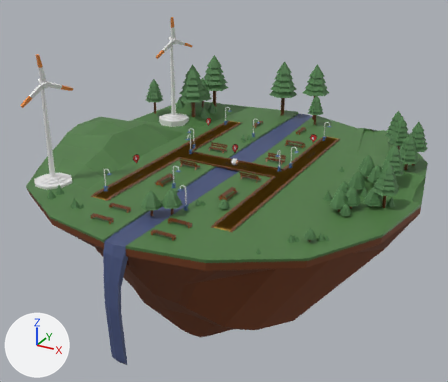
An edit to the glTF model public/models/hassenPortfolio.glb, drawn before and after from the same camera.
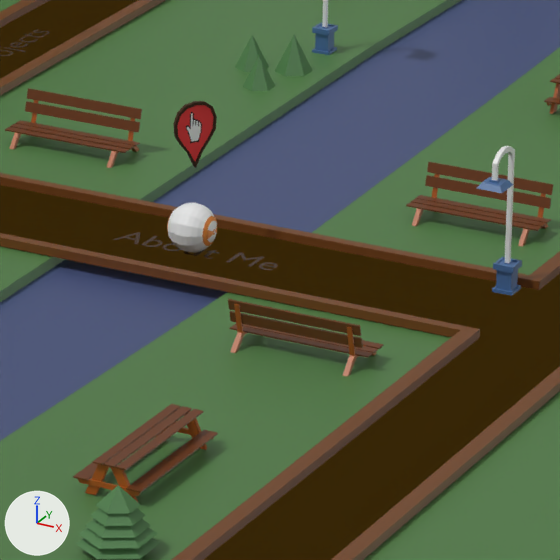
The first picture shows the older version from a 50 mm lens placed at (105.1, -196.0, 86.3), pointed at (-2.4, -0.4, -11.5). The close-ups show both versions on the part from 46% to 64% of the width and 34% to 55% of the height of that picture; other places that the commit changed are outside them. The axes (+X, +Y, +Z) are drawn at lower left. The lights are the same throughout. Where no turn or scale is listed for an object, it has been applied to the vertices. Vertices at the same position are counted once.

Before the edit, the objects in view are built like this:
```python
me_about_me = bpy.data.meshes.new('About Me')
me_about_me.from_pydata(...)  # 870 vertices, 1728 faces; spans x -4.87..4.87, y -0.83..0.83, z -0.01..0.0
me_about_me.materials.append(mat_text_mat)  # brown #3c220d
me_plane = bpy.data.meshes.new('Plane')
me_plane.from_pydata(...)  # 116 vertices, 144 faces; spans x -27.2..27.2, y -50.0..50.0, z -0.7..0.5
me_plane.materials.append(mat_curb_mat)  # brown #714118
me_plane_006 = bpy.data.meshes.new('Plane.006')
me_plane_006.from_pydata(...)  # 89 vertices, 160 faces; spans x -0.88..0.87, y 0.0..2.48, z -0.12..0.0
# faces by material slot: [96, 64]
me_plane_006.materials.append(mat_notification_01_mat)  # brown #3c220d
me_plane_006.materials.append(mat_notification_02_mat)  # picture img_pointer_03
me_sphere = bpy.data.meshes.new('Sphere')
me_sphere.from_pydata(...)  # 486 vertices, 968 faces; spans x -1.36..1.36, y -1.37..1.36, z -1.33..1.33
# faces by material slot: [690, 278]
me_sphere.materials.append(mat_bp_89_white_mat)  # white #e7e7e7
me_sphere.materials.append(mat_bp_89_orange_mat_001)  # orange #e78c3a
ob_about_me = bpy.data.objects.new('about-me', me_about_me)
ob_about_me.location = (2.24, 0.21, 0.02)
ob_bp_89 = bpy.data.objects.new('BP-89', me_sphere)
ob_bp_89.location = (1.95, 0.04, 1.34)
ob_curb = bpy.data.objects.new('curb', me_plane)
ob_curb.location = (0.0, 0.0, 0.0)
ob_pointer_about_me = bpy.data.objects.new('pointer-about-me', me_plane_006)
ob_pointer_about_me.location = (2.17, -0.03, 4.85)
ob_pointer_about_me.rotation_euler = (1.571, 0.0, 1.047)  # degrees (90, 0, 60)
ob_pointer_about_me.scale = (1.5, 1.5, 1.5)
# also in view: 'tree.022' at (23.6, -43.8, 3.5); 'land' at (-0.8, 3.8, -28.0); 'tree-small.009' at (-30.4, 40.8, 4.2); 'bench-01' at (0.9, -4.3, 1.2); 'lamp.001' at (-0.9, 0.3, 4.1)
```
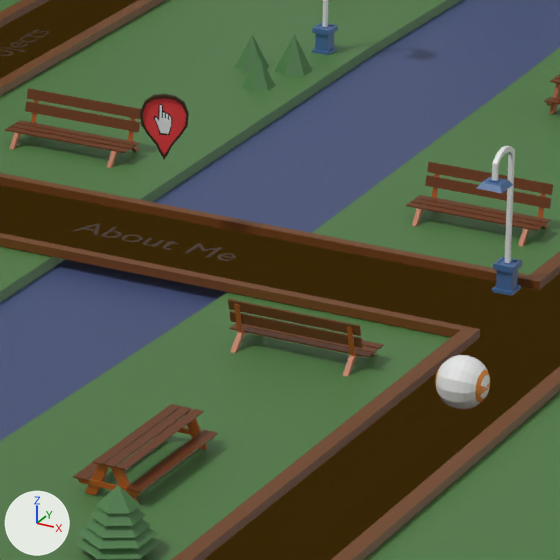
Where the newer file only moved an object's origin or applied its transform, the numbers keep the older frame.

Where the change shows, as pixel boxes (x1, y1, x2, y2) in the close-ups (560 x 560 px):
'BP-89', mesh moved: before (167, 203, 217, 253); after (435, 355, 490, 409)
'pointer-about-me', moved, turned: before (173, 101, 217, 168); after (140, 94, 189, 160)
'about-me', moved: before (113, 232, 278, 270); after (72, 223, 236, 261)

Patch to the scene script:
```diff
--- a/public/models/hassenPortfolio.glb.py
+++ b/public/models/hassenPortfolio.glb.py
@@ me_sphere @@
 me_sphere.from_pydata(...)  # 486 vertices, 968 faces; spans x -1.36..1.36, y -1.37..1.36, z -1.33..1.33
 # used by ob_bp_89; location = (1.95, 0.04, 1.34)
+# me_sphere part 1: the whole mesh is moved by (21.76, -12.44, 0.0)
 me_sphere.materials.append(mat_bp_89_white_mat)
@@ ob_about_me @@
 ob_about_me = bpy.data.objects.new('about-me', me_about_me)
-ob_about_me.location = (2.24, 0.21, 0.02)
+ob_about_me.location = (-0.36, 0.33, 0.02)
@@ ob_pointer_about_me @@
 ob_pointer_about_me = bpy.data.objects.new('pointer-about-me', me_plane_006)
-ob_pointer_about_me.location = (2.17, -0.03, 4.85)
-ob_pointer_about_me.rotation_euler = (1.571, 0.0, 1.047)  # degrees (90, 0, 60)
+ob_pointer_about_me.location = (0.12, 0.19, 4.85)
+ob_pointer_about_me.rotation_euler = (1.571, 0.0, 0.396)  # degrees (90, 0, 23)
 ob_pointer_about_me.scale = (1.5, 1.5, 1.5)
```
